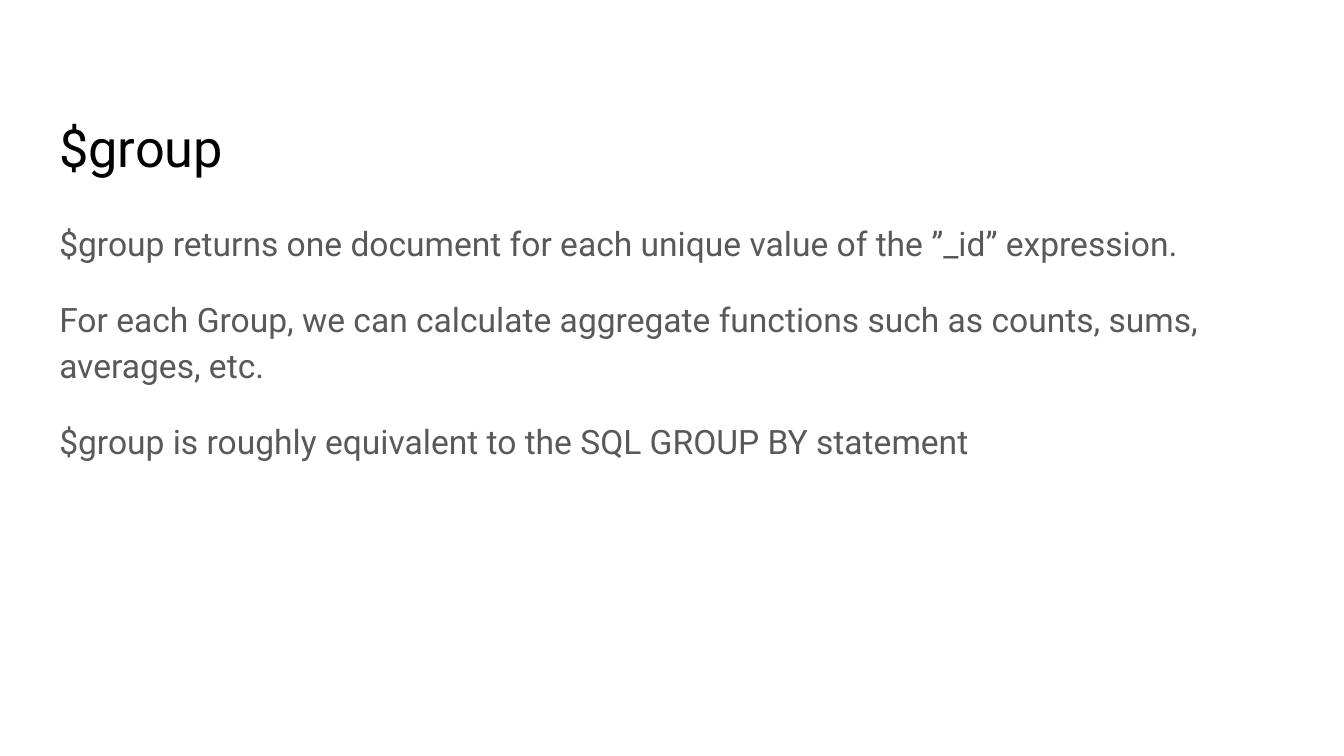
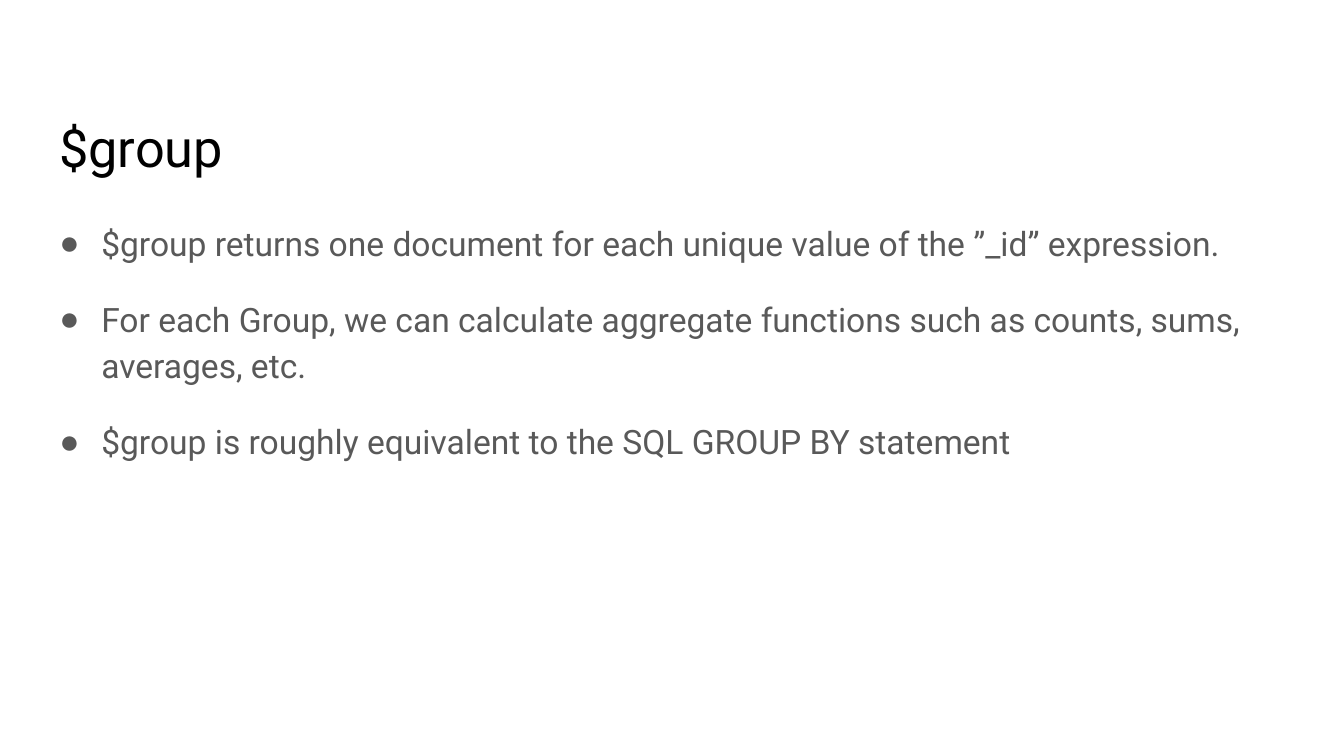
Before and after one commit to gharriso/AI-MongoDB-for-Data-analysis-and-Machine-Learning, a slide deck: slide 2 of 03c Aggregation group.pptx. Drawn at 1344x756 pixels with LibreOffice and Linux fonts; fonts in the diff are those of the drawing; background and template pictures are left out. Boxes give left, top, right and bottom in pixels: in the first picture for what was removed or moved away, otherwise in the second. Text is boxed around its words. In the diff, an @@ line names an element or a change of style, - is before the commit and + after.

```diff
--- a/03c Aggregation group.pptx
+++ b/03c Aggregation group.pptx
@@ text "$group returns one document for ..." at box(101, 228, 1240, 461): bullet none to ● @@
```
Also in this commit, not shown: 2 other slides changed, 7 other files.
